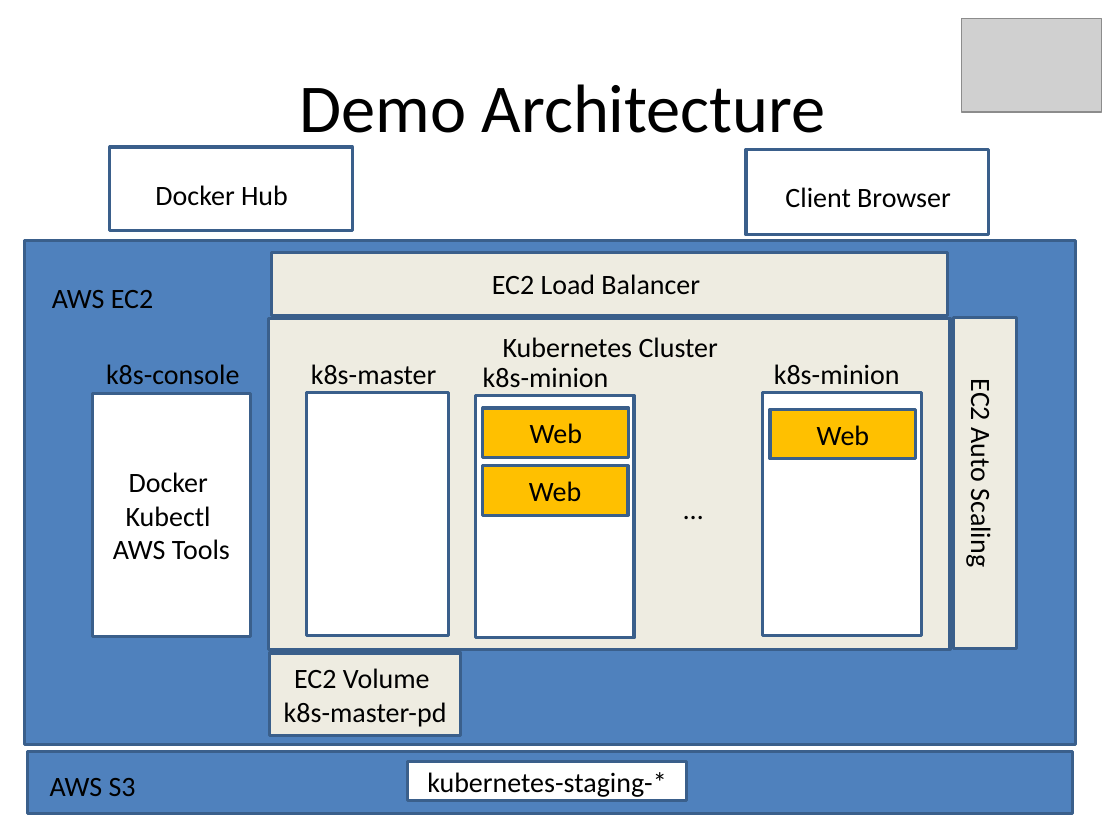
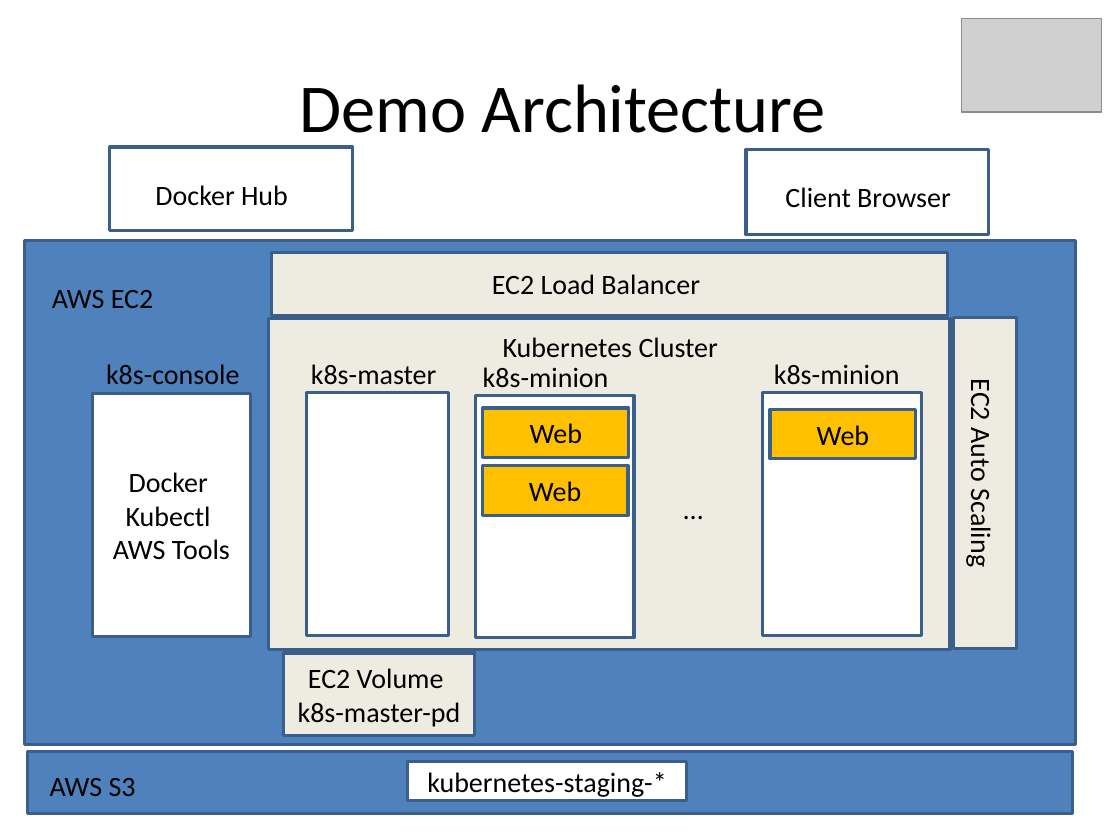
Before and after one commit to kskalvar/kubernetes-aws, a slide deck: slide 5 of docs/Docker-and-Kubernetes-on-AWS-QuickStart.pptx. Drawn at 1120x840 pixels with LibreOffice and Linux fonts; fonts in the diff are those of the drawing; grey boxes stand for pictures. Boxes give left, top, right and bottom in pixels: in the first picture for what was removed or moved away, otherwise in the second. Text is boxed around its words. In the diff, an @@ line names an element or a change of style, - is before the commit and + after.

```diff
--- a/docs/Docker-and-Kubernetes-on-AWS-QuickStart.pptx
+++ b/docs/Docker-and-Kubernetes-on-AWS-QuickStart.pptx
@@ rectangle "EC2 Volume": place and size @@
-rectangle "EC2 Volume" at (270, 653, 461, 736)
+rectangle "EC2 Volume" at (283, 653, 475, 736)
```
Also in this commit, not shown: 3 other slides changed.
